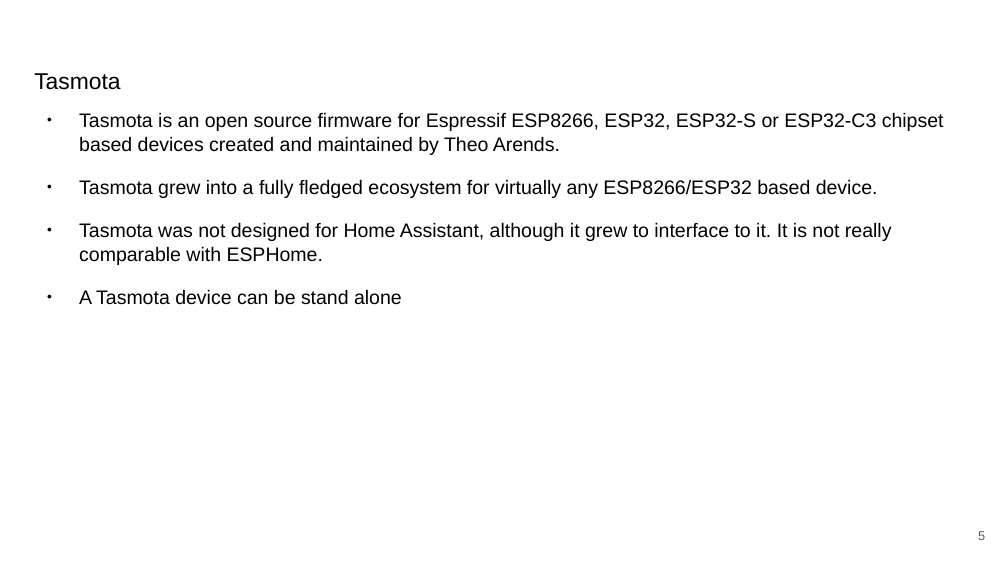
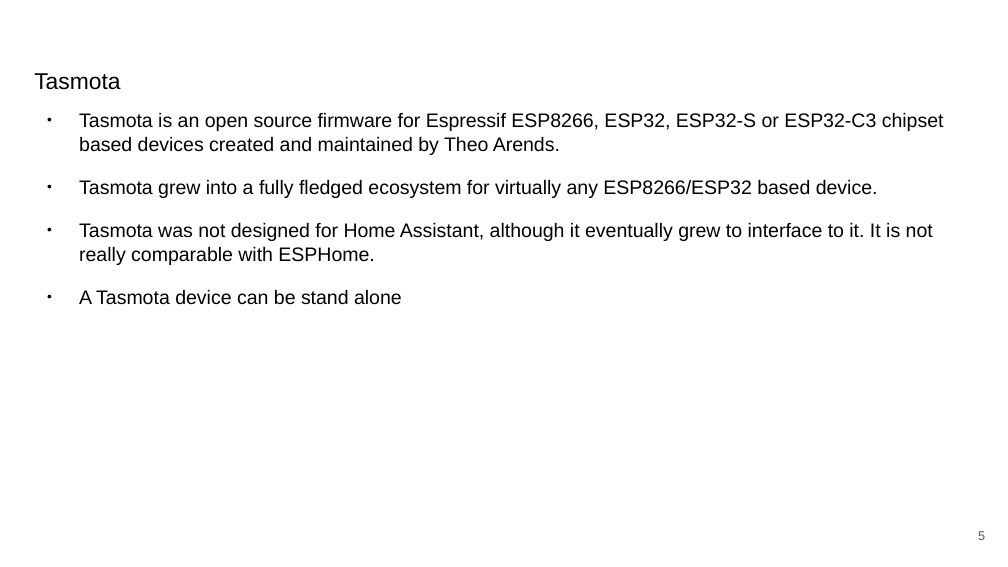
Before and after one commit to darrylb123/EO2024, a slide deck: slide 5 of EO2024-Tasmota+Berry.odp. Drawn at 1008x567 pixels with LibreOffice and Linux fonts; fonts in the diff are those of the drawing; background and template pictures are left out. Boxes give left, top, right and bottom in pixels: in the first picture for what was removed or moved away, otherwise in the second. Text is boxed around its words. In the diff, an @@ line names an element or a change of style, - is before the commit and + after.

```diff
--- a/EO2024-Tasmota+Berry.odp
+++ b/EO2024-Tasmota+Berry.odp
@@ text at (x1=79, y1=222, x2=933, y2=265): text changed @@
-● Tasmota was not designed for Home Assistant, although it grew to interface to it. It is not really comparable with ESPHome.
+● Tasmota was not designed for Home Assistant, although it eventually grew to interface to it. It is not really comparable with ESPHome.
```
Also in this commit, not shown: 2 other slides changed.
